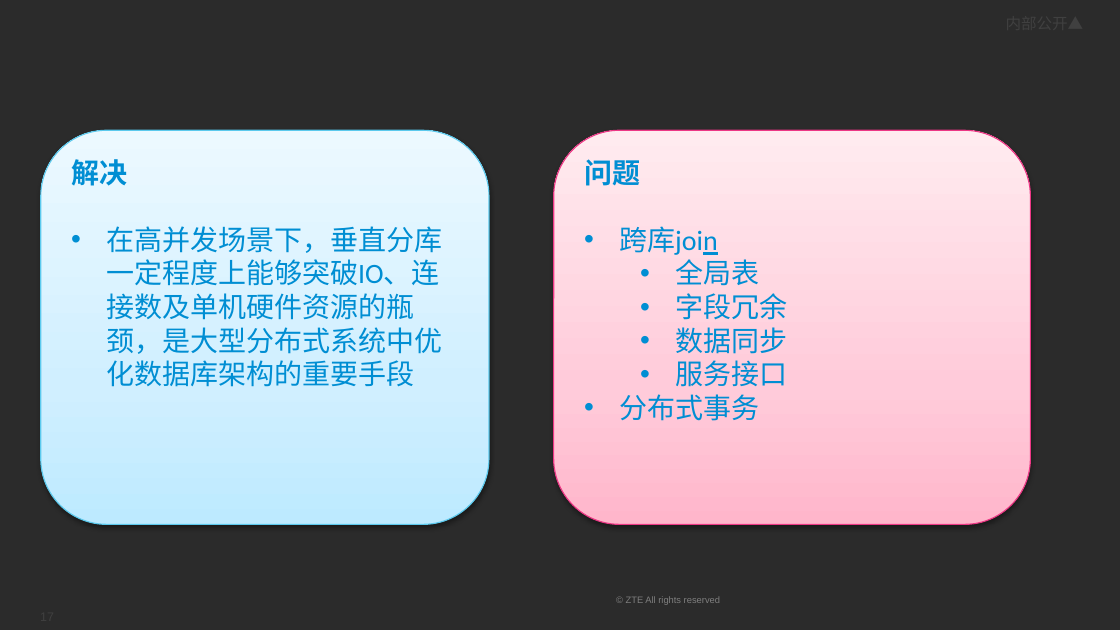
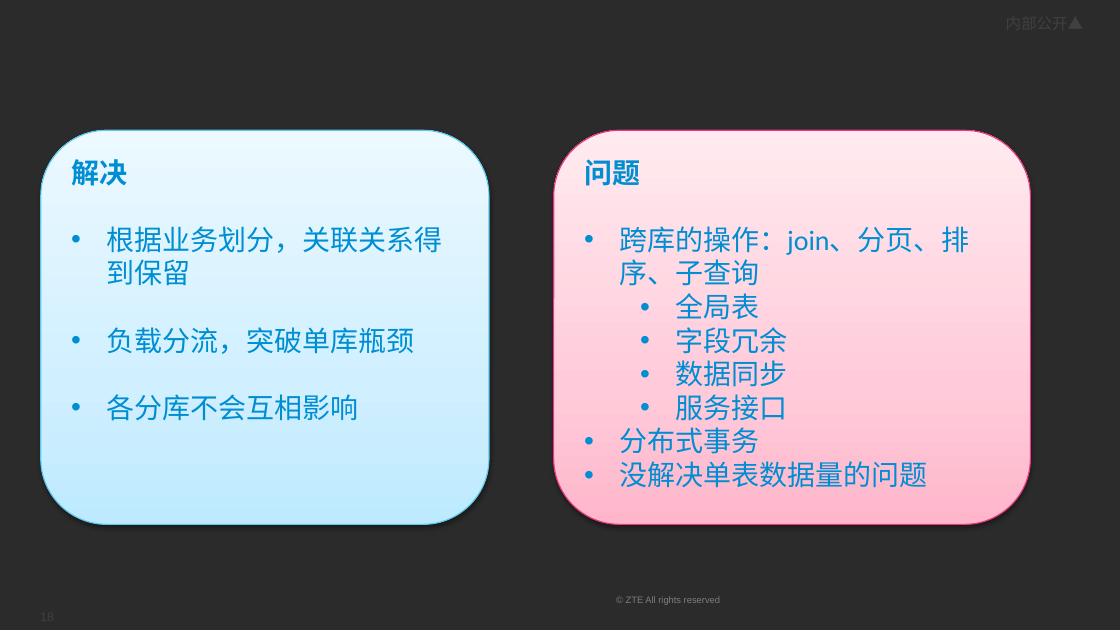
Before and after one commit to johnny8353/jproject, a slide deck: slide 18 of note/note-top/mysql-分布式/黄福强-Mysql分布式集群.pptx (slide 17 before the commit). Drawn at 1120x630 pixels with LibreOffice and Linux fonts; fonts in the diff are those of the drawing; background and template pictures are left out; a plain dark background stands for a picture behind light text. Boxes give left, top, right and bottom in pixels: in the first picture for what was removed or moved away, otherwise in the second. Text is boxed around its words. In the diff, an @@ line names an element or a change of style, - is before the commit and + after.

```diff
--- a/note/note-top/mysql-分布式/黄福强-Mysql分布式集群.pptx
+++ b/note/note-top/mysql-分布式/黄福强-Mysql分布式集群.pptx
@@ text in rounded rectangle at bbox=[106, 226, 442, 421]: text changed @@
-• 在高并发场景下，垂直分库一定程度上能够突破IO、连接数及单机硬件资源的瓶颈，是大型分布式系统中优化数据库架构的重要手段
+• 根据业务划分，关联关系得到保留
+• 负载分流，突破单库瓶颈
+• 各分库不会互相影响
@@ text in rounded rectangle at bbox=[619, 226, 970, 286]: text changed @@
-• 跨库join
+• 跨库的操作：join、分页、排序、子查询
@@ text in rounded rectangle at bbox=[619, 461, 927, 488]: paragraph added @@
+• 没解决单表数据量的问题
```
Also in this commit, not shown: 5 other slides changed, 1 slide added, 30 other files.
